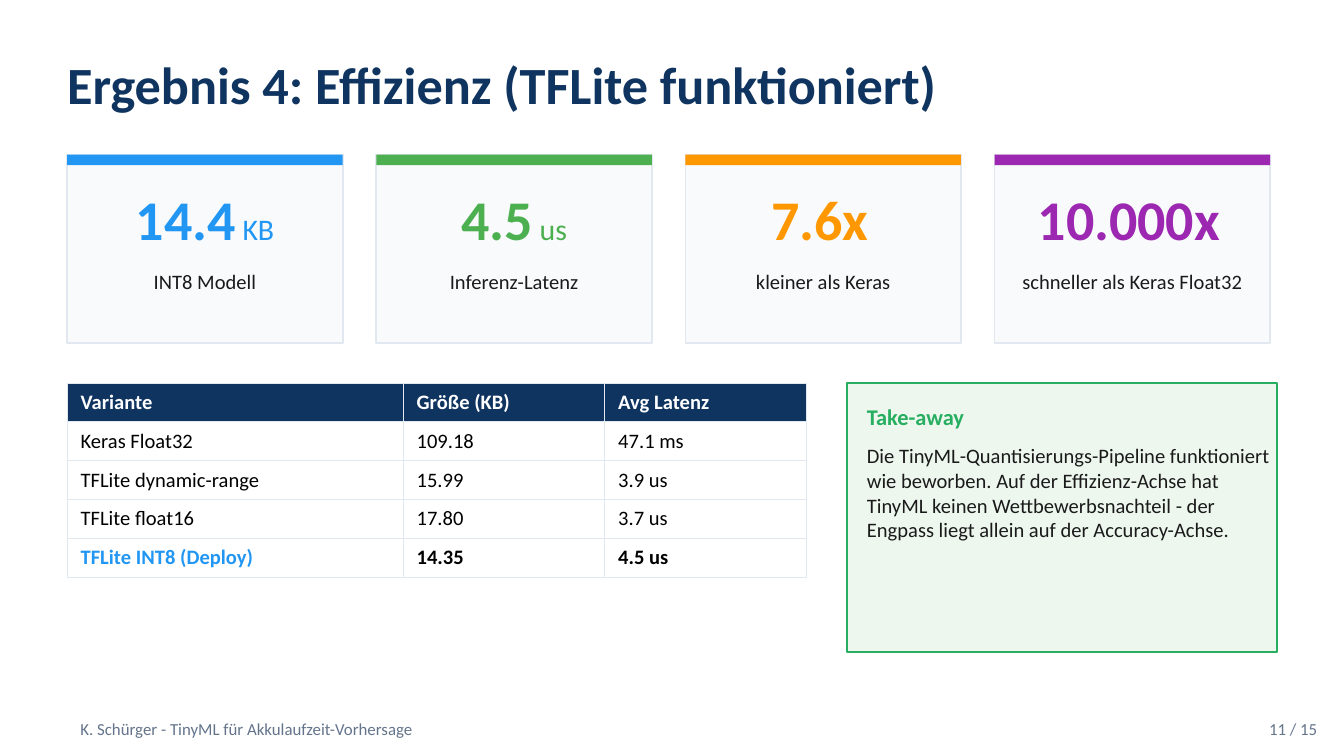
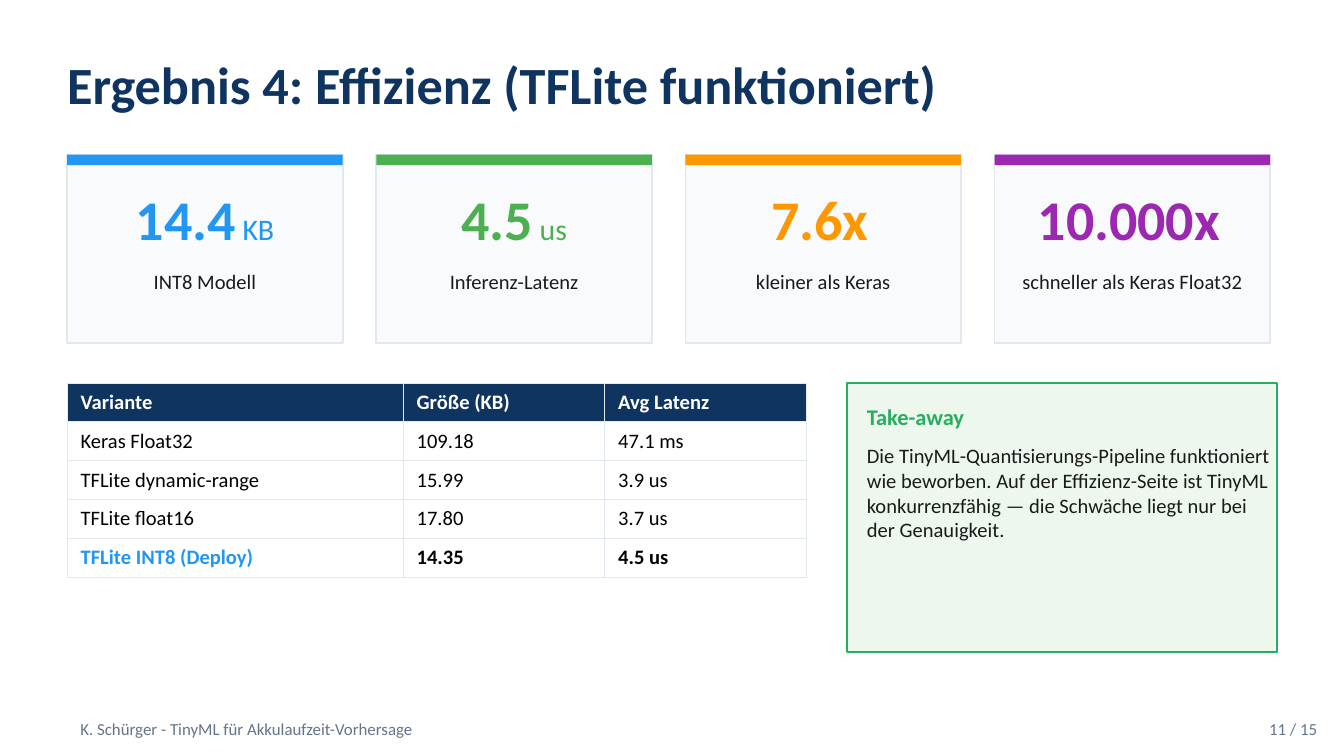
Before and after one commit to Keno-fsdf/HandyUsageRepo, a slide deck: slide 11 of paper/Paper_Verteidigung.pptx. Drawn at 1344x756 pixels with LibreOffice and Linux fonts; fonts in the diff are those of the drawing. Boxes give left, top, right and bottom in pixels: in the first picture for what was removed or moved away, otherwise in the second. Text is boxed around its words. In the diff, an @@ line names an element or a change of style, - is before the commit and + after.

```diff
--- a/paper/Paper_Verteidigung.pptx
+++ b/paper/Paper_Verteidigung.pptx
@@ text at <box>867,448,1269,541</box>: text changed @@
-Die TinyML-Quantisierungs-Pipeline funktioniert wie beworben. Auf der Effizienz-Achse hat TinyML keinen Wettbewerbsnachteil - der Engpass liegt allein auf der Accuracy-Achse.
+Die TinyML-Quantisierungs-Pipeline funktioniert wie beworben. Auf der Effizienz-Seite ist TinyML konkurrenzfähig — die Schwäche liegt nur bei der Genauigkeit.
```
Also in this commit, not shown: 1 other file.
